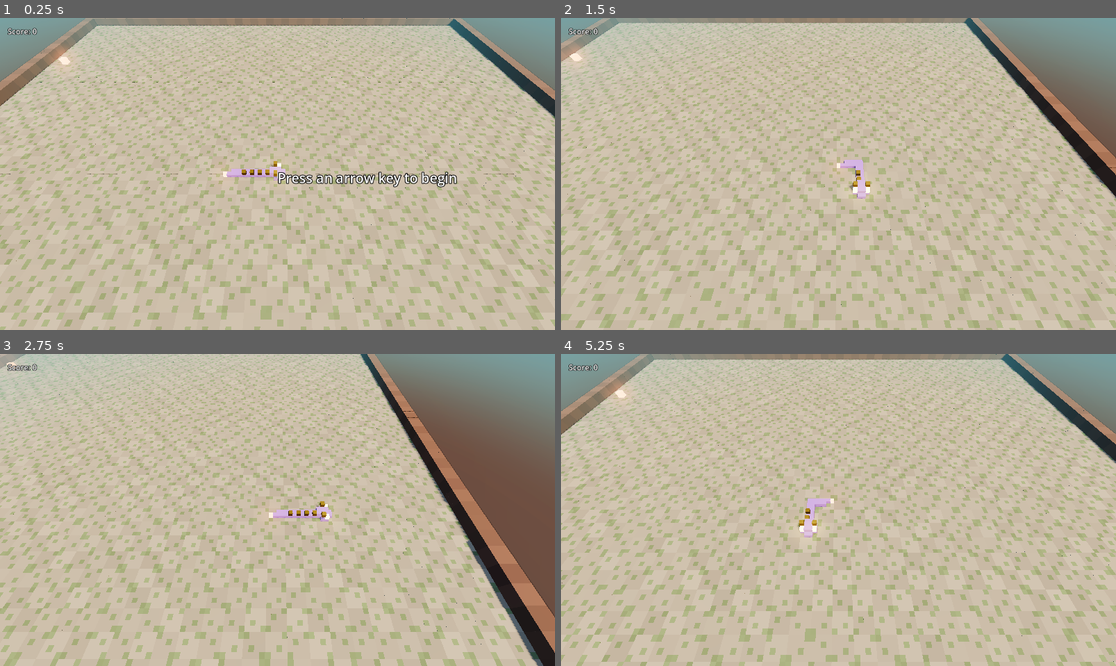
Above: before the commit, frames 1-4 (two rows, left to right).
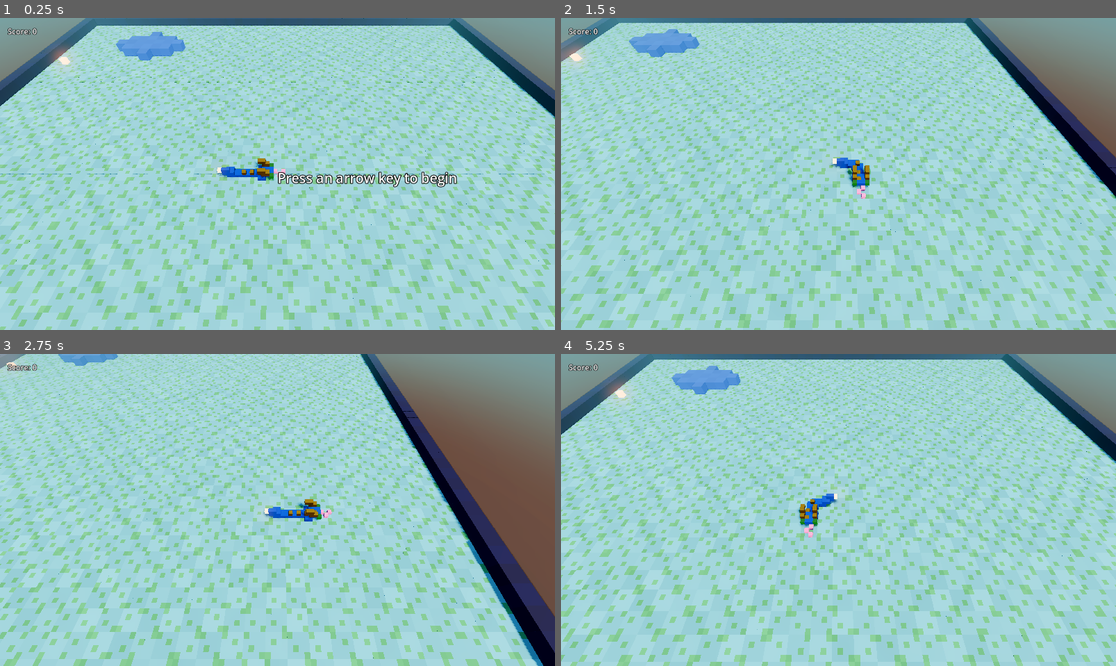
Above: after the commit, the same moments.

Repository: lzhu73/CMPM121-D04
Game: Godot game, scene res://main.tscn
Two runs of this game, one before a commit and one after it. Both use one fixed random seed, a clock stepped at 60 frames per second and the inputs below.
Inputs:
- Up to frame 1 (0.25 s): no input
- Up to frame 2 (1.5 s): tap Enter (ui_accept) at 0.5, 0.77 s; hold Right (ui_right) 0.53-1.28 s; hold Down (ui_down) from 1.28 s (still down)
- Up to frame 3 (2.75 s): tap Enter (ui_accept) at 1.52 s; release Down (ui_down) at 2.03 s; hold Right (ui_right) from 2.03 s (still down)
- Up to frame 4 (5.25 s): release Right (ui_right) at 2.78 s; hold Up (ui_up) 2.78-3.53 s; tap Enter (ui_accept) at 3.02, 3.77, 4.52 s; hold Left (ui_left) 3.53-5.03 s; hold Down (ui_down) from 5.03 s (still down)

The runs differ from the first frame. In frame 1, 96% of the frame differs, in the area x 0-100%, y 0-100%; in frame 2, 94%; in frame 3, 86%; in frame 4, 96%.

Commit message:
[Step 3] Customized Dragon and Terrian + added water tile

Diff:
--- a/core/board.gd
+++ b/core/board.gd
@@ -8,6 +8,7 @@
 const TILES := {
 	"floor": {"solid": false},
 	"wall": {"solid": true},
+	"water": {"solid": false}
 }
 
 var size: Vector2i
@@ -22,7 +23,20 @@
 		for y in grid_size.y:
 			var edge := x == 0 or y == 0 or x == grid_size.x - 1 or y == grid_size.y - 1
 			board.tiles[Vector2i(x, y)] = "wall" if edge else "floor"
+	board.add_pond(Vector2i(10, 7), Vector2i(3, 2))
 	return board
+
+func add_pond(center: Vector2i, radius: Vector2i) -> void:
+	for x in range(center.x - radius.x, center.x + radius.x + 1):
+		for y in range(center.y - radius.y, center.y + radius.y + 1):
+			var cell := Vector2i(x, y)
+			if kind_at(cell) != "floor":
+				continue
+			var dx := float(x - center.x) / maxf(radius.x, 0.5)
+			var dy := float(y - center.y) / maxf(radius.y, 0.5)
+			if dx * dx + dy * dy <= 1.0:
+				tiles[cell] = "water"
+
 
 
 func kind_at(cell: Vector2i) -> String:
Binary file changed: art/dragon_kit.glb
